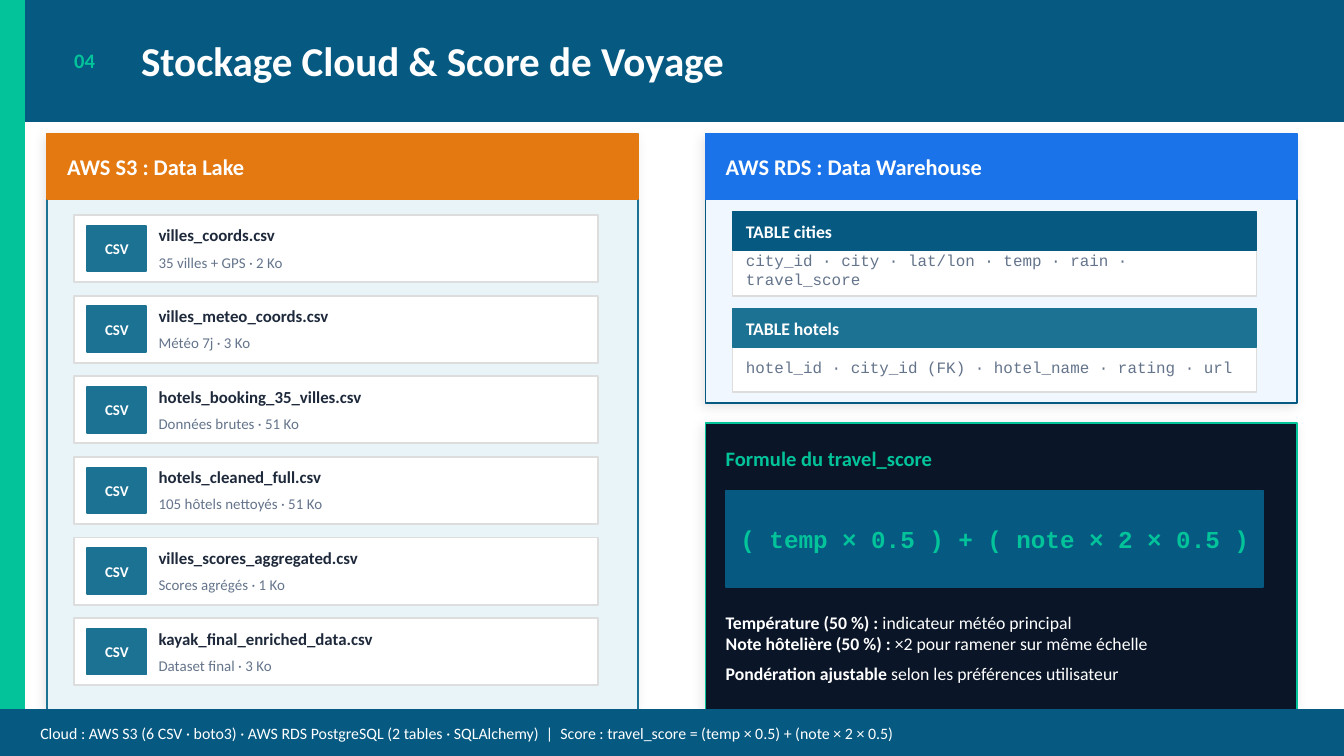
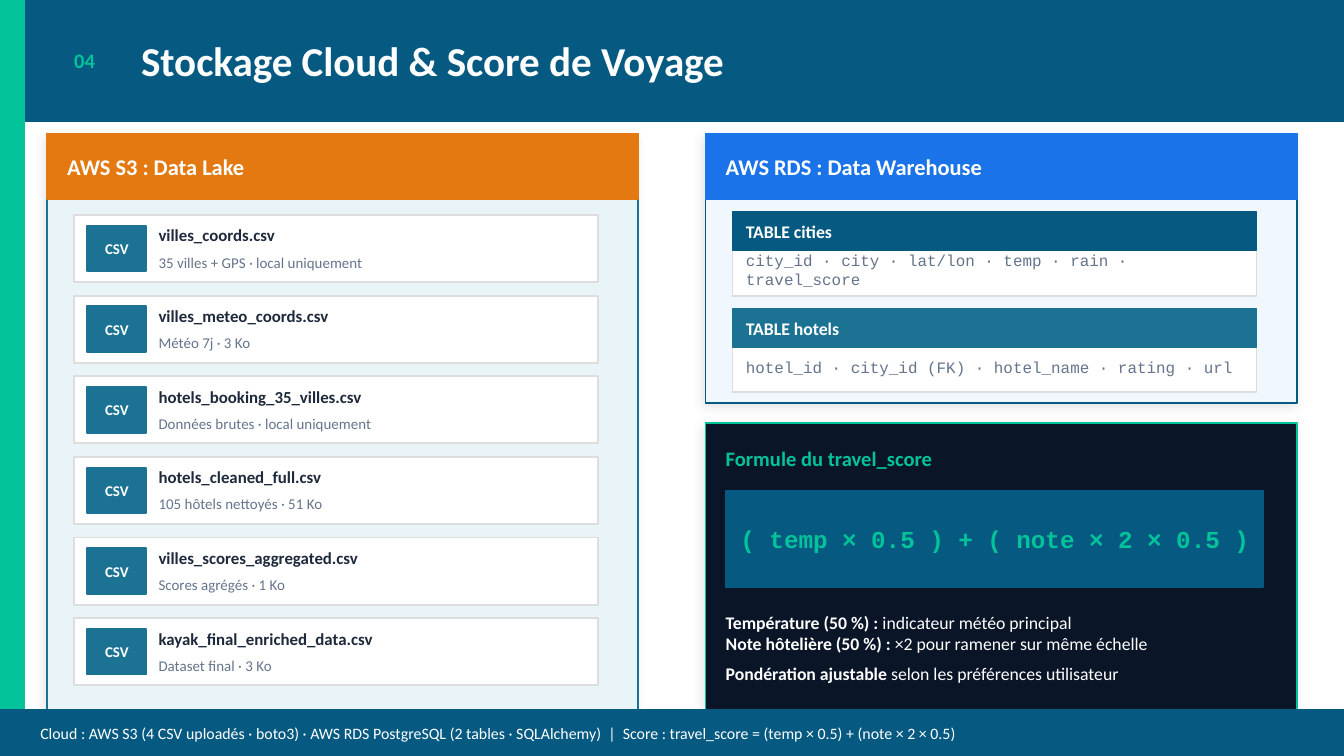
Before and after one commit to AichaFa/2-Projets-Fullstack, a slide deck: slide 4 of 1-Construire et gérer une infrastructure de données/Projet-Planifiez votre voyage avec Kayak/Kayak_Story_slides.pptx. Drawn at 1344x756 pixels with LibreOffice and Linux fonts; fonts in the diff are those of the drawing. Boxes give left, top, right and bottom in pixels: in the first picture for what was removed or moved away, otherwise in the second. Text is boxed around its words. In the diff, an @@ line names an element or a change of style, - is before the commit and + after.

```diff
--- a/1-Construire et gérer une infrastructure de données/Projet-Planifiez votre voyage avec Kayak/Kayak_Story_slides.pptx
+++ b/1-Construire et gérer une infrastructure de données/Projet-Planifiez votre voyage avec Kayak/Kayak_Story_slides.pptx
@@ text at (159,257,362,271): text changed @@
-35 villes + GPS · 2 Ko
+35 villes + GPS · local uniquement
@@ text at (159,418,371,432): text changed @@
-Données brutes · 51 Ko
+Données brutes · local uniquement
@@ text at (40,727,955,742): text changed @@
-Cloud : AWS S3 (6 CSV · boto3) · AWS RDS PostgreSQL (2 tables · SQLAlchemy) | Score : travel_score = (temp × 0.5) + (note × 2 × 0.5)
+Cloud : AWS S3 (4 CSV uploadés · boto3) · AWS RDS PostgreSQL (2 tables · SQLAlchemy) | Score : travel_score = (temp × 0.5) + (note × 2 × 0.5)
```
Also in this commit, not shown: 3 other slides changed, 2 other files.
